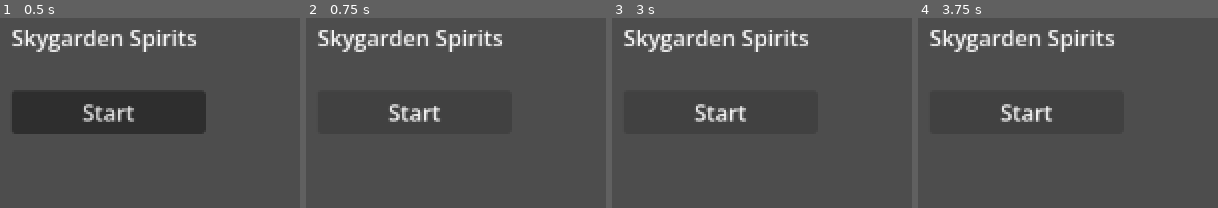
Above: before the commit, frames 1-4 (left to right).
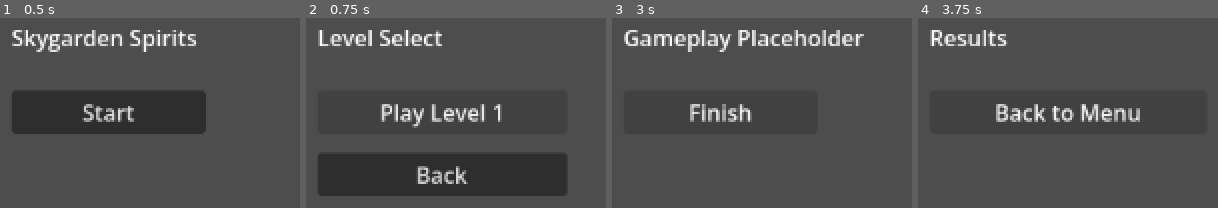
Above: after the commit, the same moments.

Repository: maab88/skygarden-spirits
Game: Godot game, scene res://scenes/menu/main_menu.tscn
The game is run twice, just before and just after one commit, with the same random seed, the same clock (stepped at 60 frames per second) and the same inputs. The project has no main scene, so this scene is started directly.
Inputs (mouse positions are in pixels of both pictures, inside the frame that each line leads up to):
- Up to frame 1 (0.5 s): no input
- Up to frame 2 (0.75 s): click "Start" at 0.5 s
- Up to frame 3 (3 s): click (747, 173) at 1.25 s, where only the run after the commit has a clickable "Back"; click "Start" at 2 s; click (747, 113) at 2.75 s, where only the run after the commit has a clickable "Play Level 1"
- Up to frame 4 (3.75 s): click (1026, 113) at 3.5 s, where only the run after the commit has a clickable "Finish"

Frame 1 is identical in both runs. In frame 2, 23% of the frame differs, in the area x 4-87%, y 6-94%; in frame 3, 5.4%; in frame 4, 5.8%.

Commit message:
Add basic scene navigation for starter flow

Diff:
--- a/scenes/gameplay/gameplay.tscn
+++ b/scenes/gameplay/gameplay.tscn
@@ -1,6 +1,9 @@
 [gd_scene format=3]
 
+[ext_resource type="Script" path="res://scripts/gameplay/gameplay.gd" id="1"]
+
 [node name="Gameplay" type="Node2D"]
+script = ExtResource("1")
 
 [node name="GameplayLabel" type="Label" parent="."]
 offset_left = 40.0
--- a/scenes/menu/level_select.tscn
+++ b/scenes/menu/level_select.tscn
@@ -1,6 +1,9 @@
 [gd_scene format=3]
 
+[ext_resource type="Script" path="res://scripts/ui/level_select.gd" id="1"]
+
 [node name="LevelSelect" type="Control"]
+script = ExtResource("1")
 layout_mode = 3
 anchors_preset = 15
 anchor_right = 1.0
--- a/scenes/menu/main_menu.tscn
+++ b/scenes/menu/main_menu.tscn
@@ -1,6 +1,9 @@
 [gd_scene format=3]
 
+[ext_resource type="Script" path="res://scripts/ui/main_menu.gd" id="1"]
+
 [node name="MainMenu" type="Control"]
+script = ExtResource("1")
 layout_mode = 3
 anchors_preset = 15
 anchor_right = 1.0
--- a/scenes/ui/results.tscn
+++ b/scenes/ui/results.tscn
@@ -1,6 +1,9 @@
 [gd_scene format=3]
 
+[ext_resource type="Script" path="res://scripts/ui/results.gd" id="1"]
+
 [node name="Results" type="Control"]
+script = ExtResource("1")
 layout_mode = 3
 anchors_preset = 15
 anchor_right = 1.0
--- /dev/null
+++ b/scripts/gameplay/gameplay.gd
@@ -0,0 +1,9 @@
+extends Node2D
+
+@onready var finish_button: Button = $FinishButton
+
+func _ready() -> void:
+	finish_button.pressed.connect(_on_finish_button_pressed)
+
+func _on_finish_button_pressed() -> void:
+	get_tree().change_scene_to_file("res://scenes/ui/results.tscn")
--- /dev/null
+++ b/scripts/ui/level_select.gd
@@ -0,0 +1,14 @@
+extends Control
+
+@onready var play_level_1_button: Button = $PlayLevel1Button
+@onready var back_button: Button = $BackButton
+
+func _ready() -> void:
+	play_level_1_button.pressed.connect(_on_play_level_1_button_pressed)
+	back_button.pressed.connect(_on_back_button_pressed)
+
+func _on_play_level_1_button_pressed() -> void:
+	get_tree().change_scene_to_file("res://scenes/gameplay/gameplay.tscn")
+
+func _on_back_button_pressed() -> void:
+	get_tree().change_scene_to_file("res://scenes/menu/main_menu.tscn")
--- /dev/null
+++ b/scripts/ui/main_menu.gd
@@ -0,0 +1,9 @@
+extends Control
+
+@onready var start_button: Button = $StartButton
+
+func _ready() -> void:
+	start_button.pressed.connect(_on_start_button_pressed)
+
+func _on_start_button_pressed() -> void:
+	get_tree().change_scene_to_file("res://scenes/menu/level_select.tscn")
--- /dev/null
+++ b/scripts/ui/results.gd
@@ -0,0 +1,9 @@
+extends Control
+
+@onready var back_to_menu_button: Button = $BackToMenuButton
+
+func _ready() -> void:
+	back_to_menu_button.pressed.connect(_on_back_to_menu_button_pressed)
+
+func _on_back_to_menu_button_pressed() -> void:
+	get_tree().change_scene_to_file("res://scenes/menu/main_menu.tscn")
